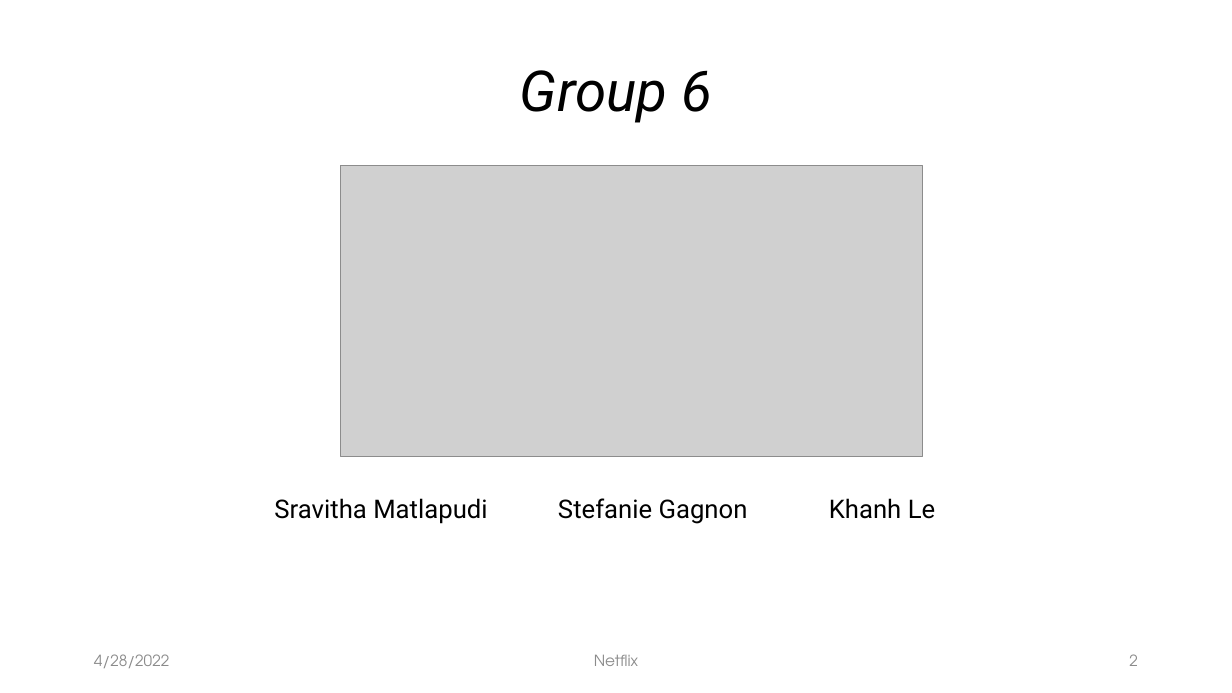
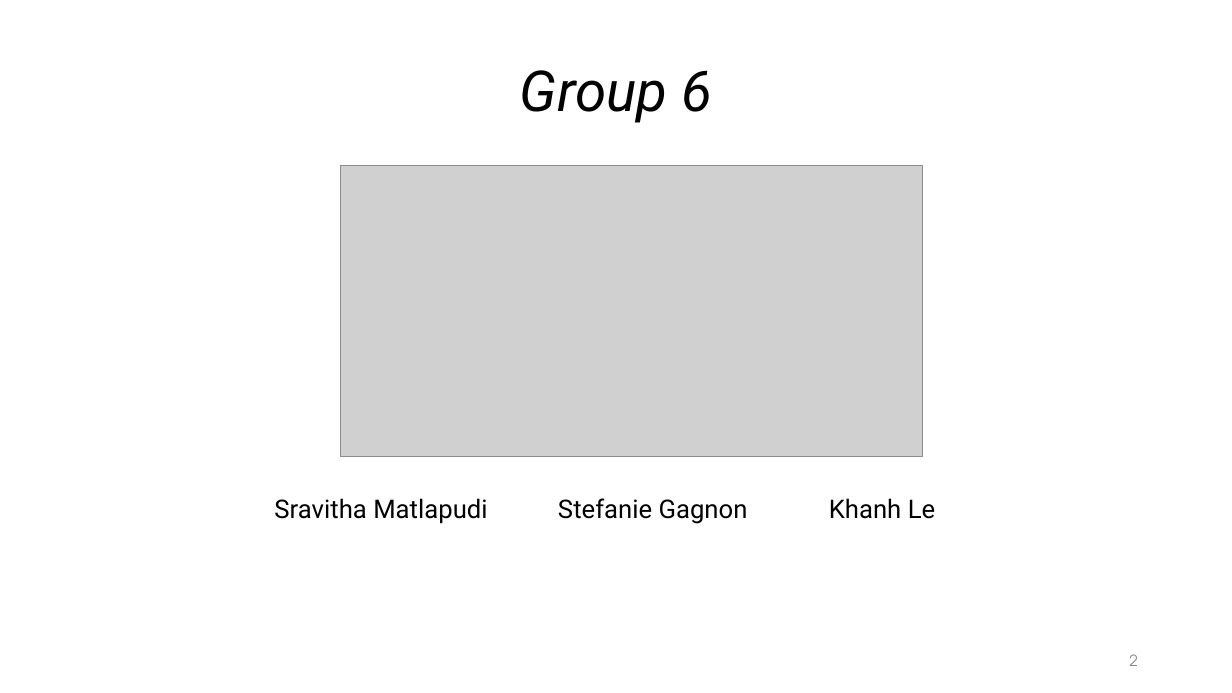
Before and after one commit to Kevinle76/NetFlix, a slide deck: slide 2 of Project_1.pptx. Drawn at 1232x693 pixels with LibreOffice and Linux fonts; fonts in the diff are those of the drawing; grey boxes stand for pictures. Boxes give left, top, right and bottom in pixels: in the first picture for what was removed or moved away, otherwise in the second. Text is boxed around its words. In the diff, an @@ line names an element or a change of style, - is before the commit and + after.

```diff
--- a/Project_1.pptx
+++ b/Project_1.pptx
@@ text removed at [94, 654, 169, 668] @@
-4/28/2022
@@ text removed at [594, 654, 638, 666] @@
-Netflix
```
Also in this commit, not shown: 7 other slides changed, 15 other files.
